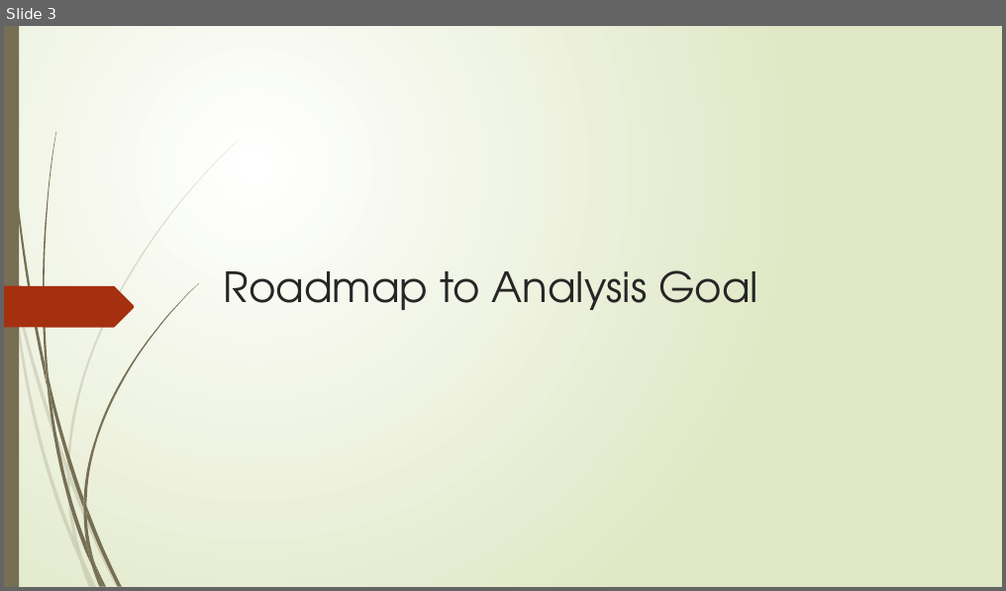
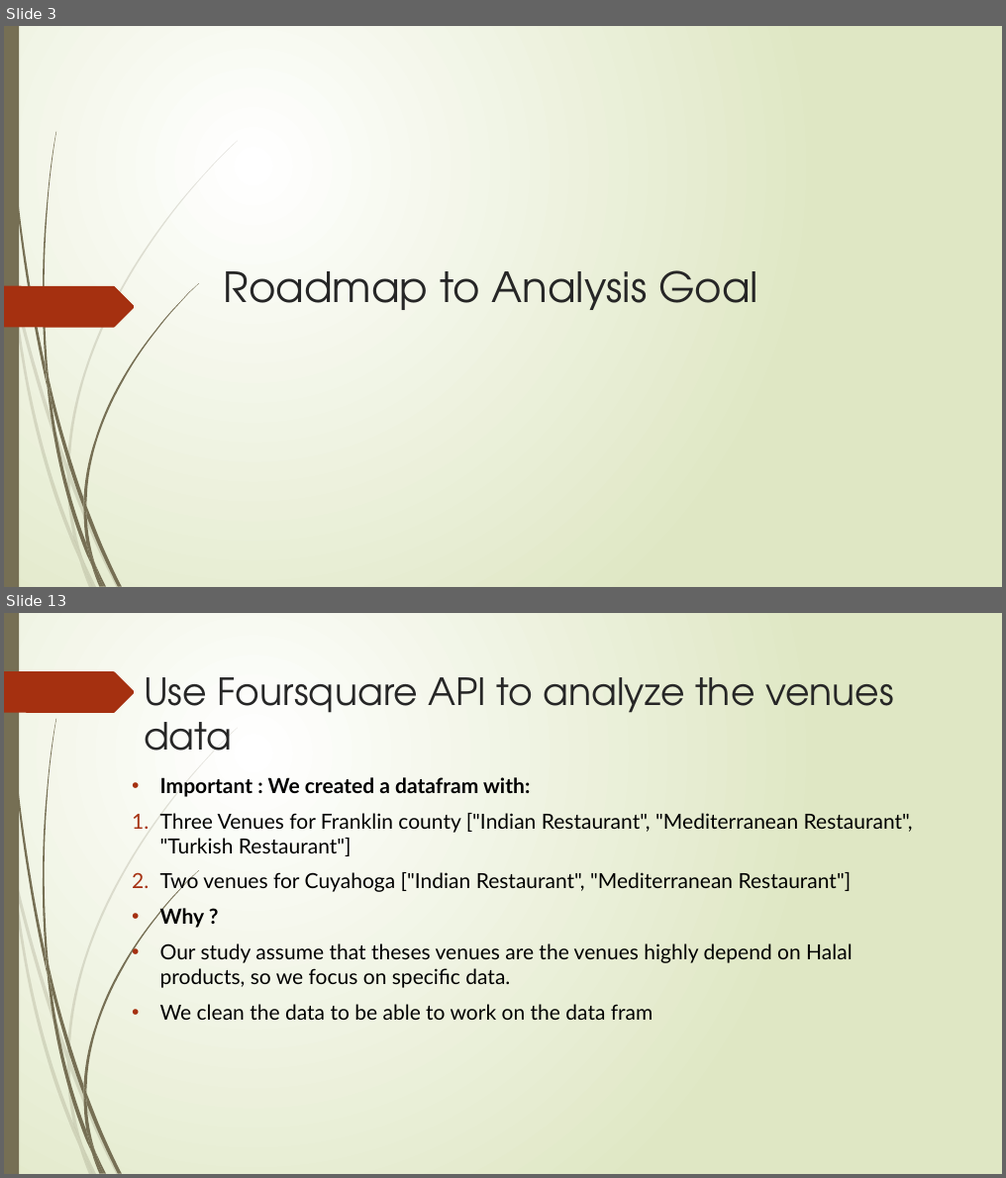
Before and after one commit to ameralbuttma/Coursera_Capstone_12_24_2020, a slide deck: Halal Food Provider in Ohio_USA.pptx. Shown one above the other, each under a label of ours: slide 3 before the commit, slides 3 and 13 after it; the slides between them are not shown. The pictures are 1006x591 and 1006x1178 pixels, drawn with LibreOffice and Linux fonts; fonts in the diff are those of the drawing. Boxes give left, top, right and bottom in pixels: in the first picture for what was removed or moved away, otherwise in the second. Text is boxed around its words. In the diff, an @@ line names an element or a change of style, - is before the commit and + after.

```diff
--- a/Halal Food Provider in Ohio_USA.pptx
+++ b/Halal Food Provider in Ohio_USA.pptx
@@ slide 13 added at bbox=[4, 613, 1002, 1174], background gradient #FFFFFF to #DFE8C4; not listed: 23 template elements that a slide beside it also shows @@
@@ freeform shape added at bbox=[4, 671, 135, 713], fill #A53010 @@
@@ title added at bbox=[144, 677, 894, 751], 36 pt, text #262626 @@
+Use Foursquare API to analyze the venues data
@@ text added at bbox=[160, 777, 913, 1020], 20 pt, text #000000 @@
+• Important : We created a datafram with:
+1. Three Venues for Franklin county ["Indian Restaurant", "Mediterranean Restaurant", "Turkish Restaurant"]
+2. Two venues for Cuyahoga ["Indian Restaurant", "Mediterranean Restaurant"]
+• Why ?
+• Our study assume that theses venues are the venues highly depend on Halal products, so we focus on specific data.
+• We clean the data to be able to work on the data fram
```
Also in this commit, not shown: 1 slide changed, 16 other slides added, 1 other file.
